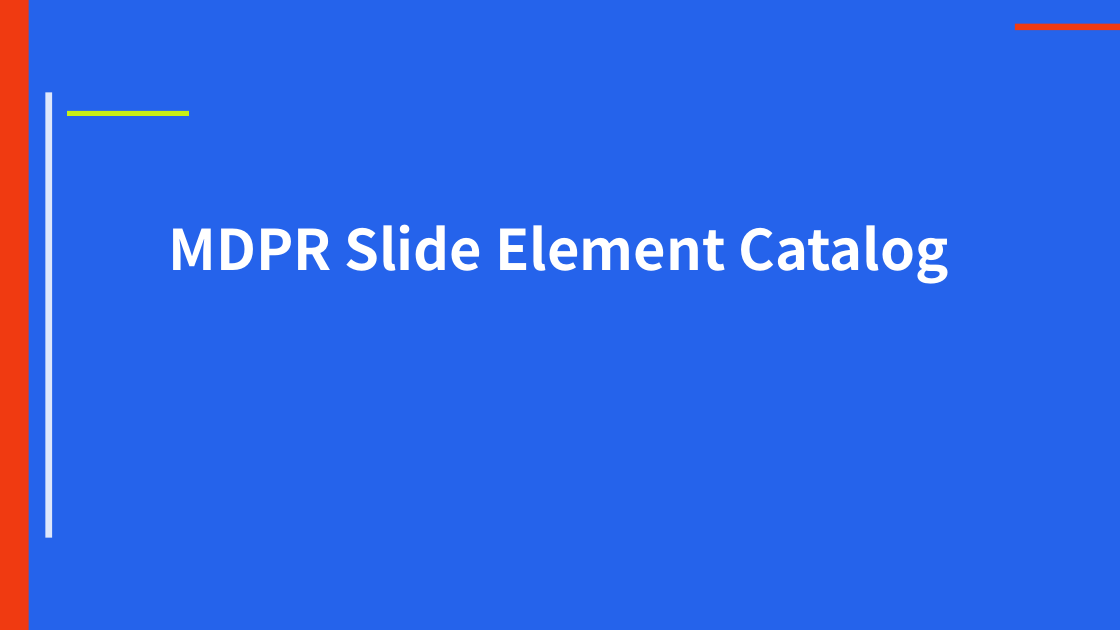
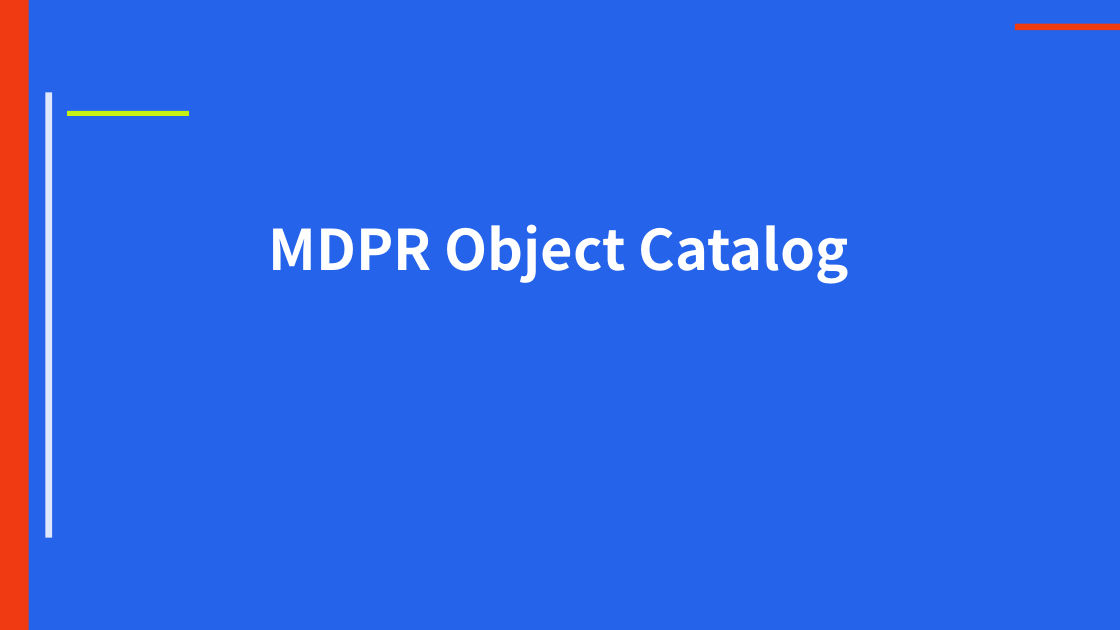
Before and after one commit to ch040602/mdpr-skill, a slide deck: slide 1 of artifacts/intro-decks/element-catalog/deck.pptx. Drawn at 1120x630 pixels with LibreOffice and Linux fonts; fonts in the diff are those of the drawing. Boxes give left, top, right and bottom in pixels: in the first picture for what was removed or moved away, otherwise in the second. Text is boxed around its words. In the diff, an @@ line names an element or a change of style, - is before the commit and + after.

Commit message:
Expand MDPR object catalog deck

```diff
--- a/artifacts/intro-decks/element-catalog/deck.pptx
+++ b/artifacts/intro-decks/element-catalog/deck.pptx
@@ text at bbox=[268, 224, 848, 284]: text changed @@
-MDPR Slide Element Catalog
+MDPR Object Catalog
```
Also in this commit, not shown: 6 other slides changed, 15 slides added, 1 slide removed, 36 other files.
